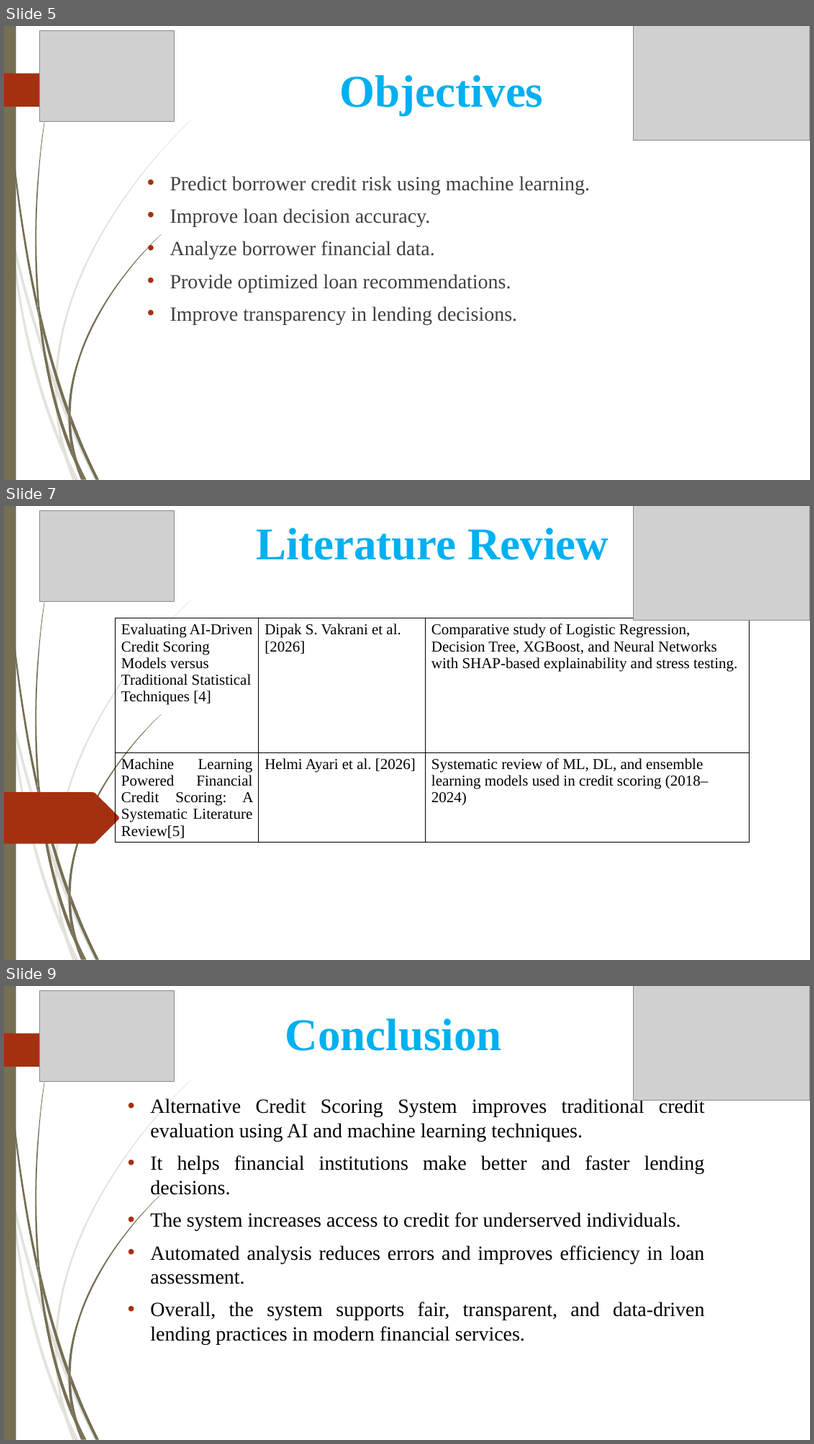
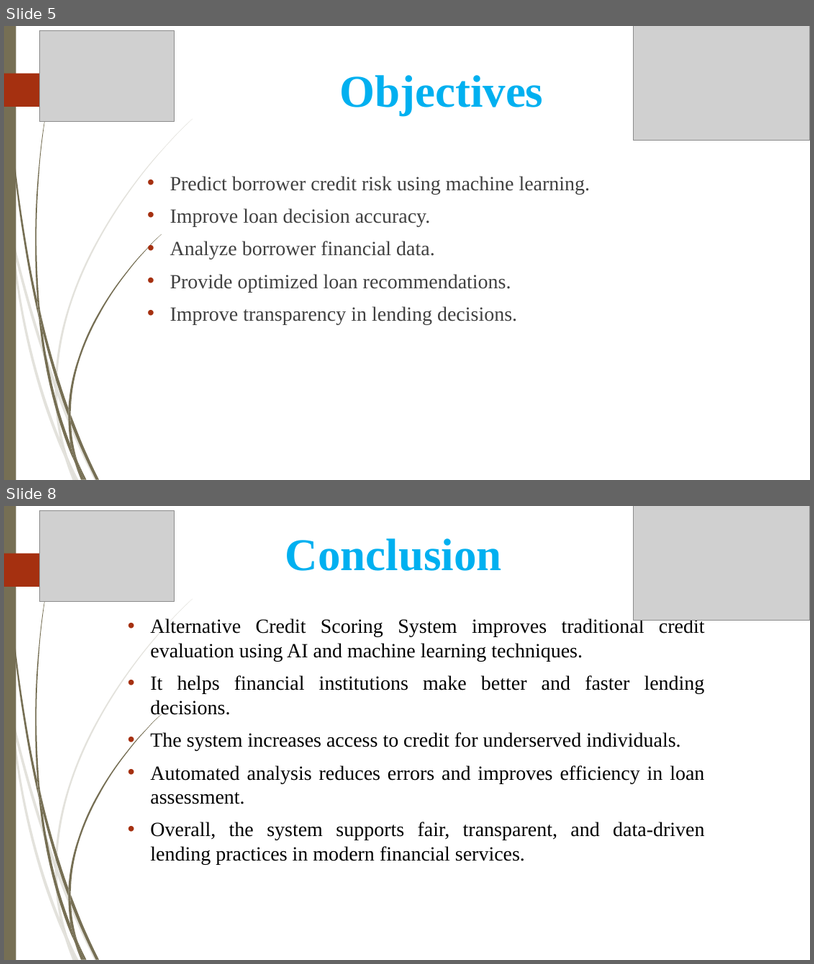
Before and after one commit to DILAN-654/DS_AI_Internship, a slide deck: src/day22-26/credit.pptx. Shown one above the other, each under a label of ours: slides 5, 7 and 9 before the commit, slides 5 and 8 after it; the slides between them are not shown. The pictures are 814x1444 and 814x964 pixels, drawn with LibreOffice and Linux fonts; fonts in the diff are those of the drawing; grey boxes stand for pictures; background and template pictures are left out. Boxes give left, top, right and bottom in pixels: in the first picture for what was removed or moved away, otherwise in the second. Text is boxed around its words. In the diff, an @@ line names an element or a change of style, - is before the commit and + after.

```diff
--- a/src/day22-26/credit.pptx
+++ b/src/day22-26/credit.pptx
@@ slide 7 removed at (4, 506, 810, 960), background picture (left out); not listed: 23 template elements that a slide beside it also shows @@
@@ picture removed at (39, 511, 175, 601) @@
@@ picture removed at (634, 506, 810, 620) @@
@@ title removed at (256, 528, 609, 560) @@
-Literature Review
@@ table removed at (116, 618, 750, 849), 2 rows, 3 columns @@
-Evaluating AI-Driven Credit Scoring Models versus Traditional Statistical Techniques [4] | Dipak S. Vakrani et al. [2026] | Comparative study of Logistic Regression, Decision Tree, XGBoost, and Neural Networks with SHAP-based explainability and stress testing.
-Machine Learning Powered Financial Credit Scoring: A Systematic Literature Review[5] | Helmi Ayari et al. [2026] | Systematic review of ML, DL, and ensemble learning models used in credit scoring (2018–2024)
@@ freeform shape removed at (4, 792, 119, 844) @@
@@ what was slide 9 is now slide 8 @@
```
Also in this commit, not shown: 3 slides changed, 12 other files.
